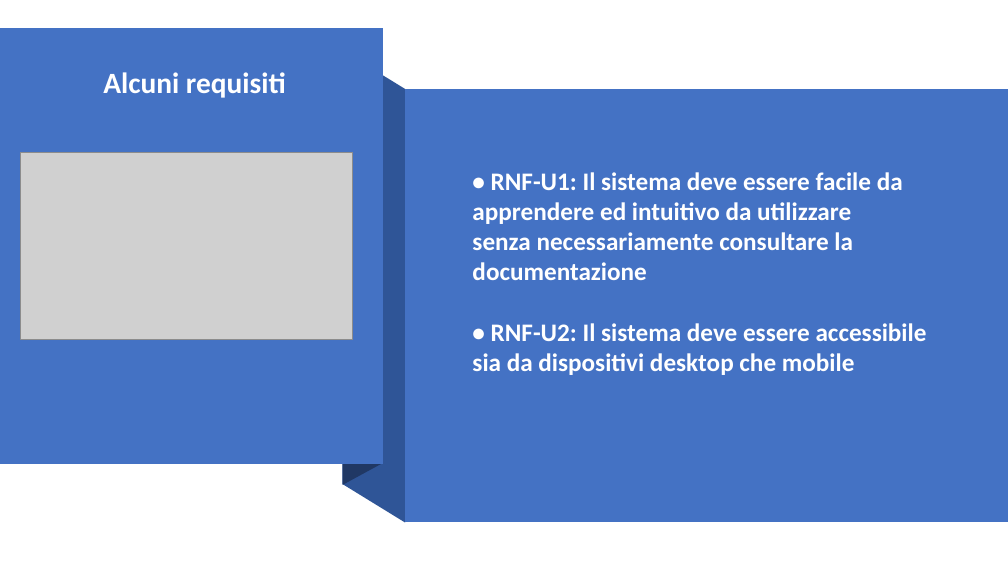
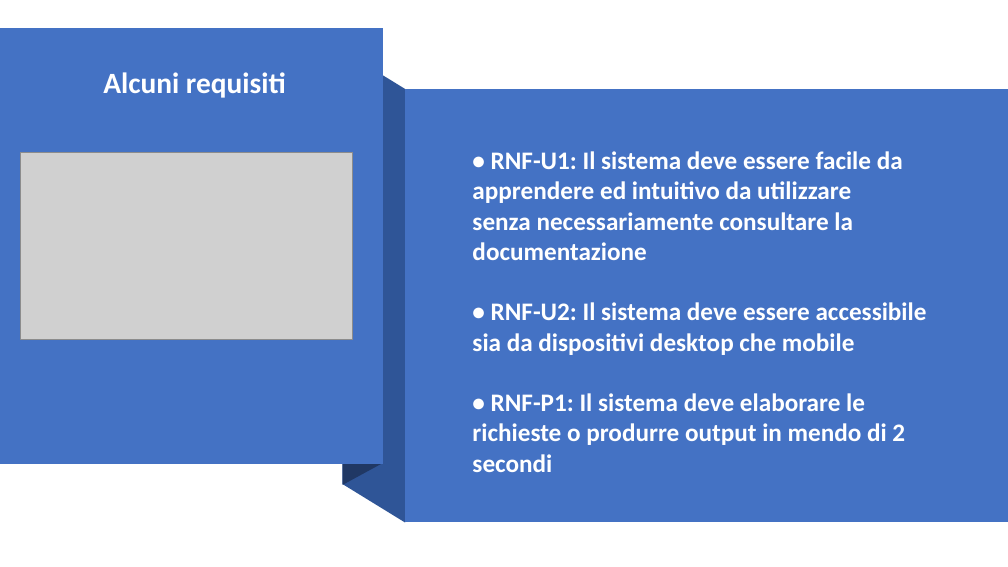
Before and after one commit to Givaa/MedQueue, a slide deck: slide 5 of This is my PP/Presentazione 06-12-2020.pptx. Drawn at 1008x567 pixels with LibreOffice and Linux fonts; fonts in the diff are those of the drawing; grey boxes stand for pictures. Boxes give left, top, right and bottom in pixels: in the first picture for what was removed or moved away, otherwise in the second. Text is boxed around its words. In the diff, an @@ line names an element or a change of style, - is before the commit and + after.

```diff
--- a/This is my PP/Presentazione 06-12-2020.pptx
+++ b/This is my PP/Presentazione 06-12-2020.pptx
@@ text "• RNF-U1: Il sistema deve ...": place and size @@
-text "• RNF-U1: Il sistema deve ..." at [472,172,927,375]
+text "• RNF-U1: Il sistema deve ..." at [472,151,927,472]
@@ text at [472,393,905,472]: paragraph added @@
+• RNF-P1: Il sistema deve elaborare le richieste o produrre output in mendo di 2 secondi
```
Also in this commit, not shown: 2 other slides changed, 1 slide removed.
